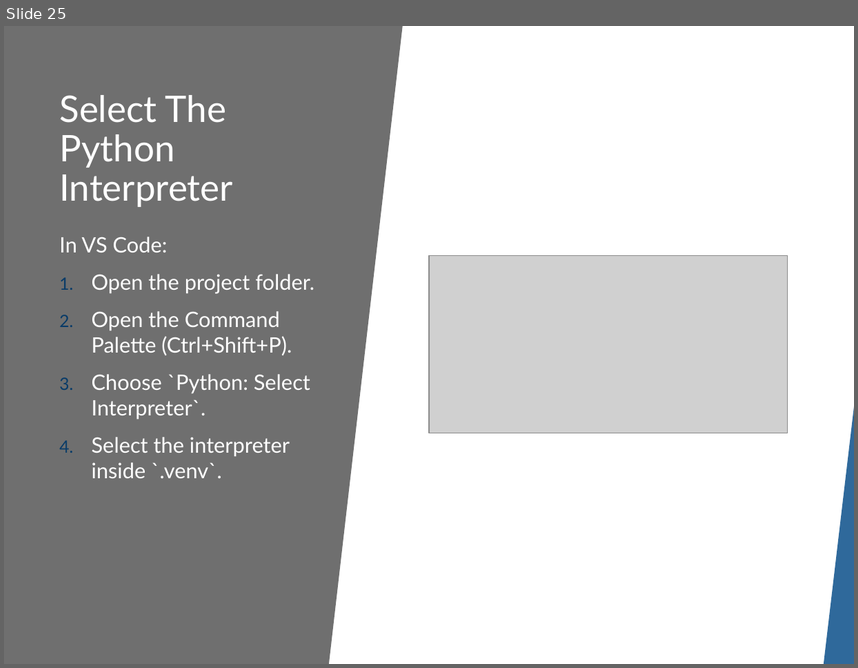
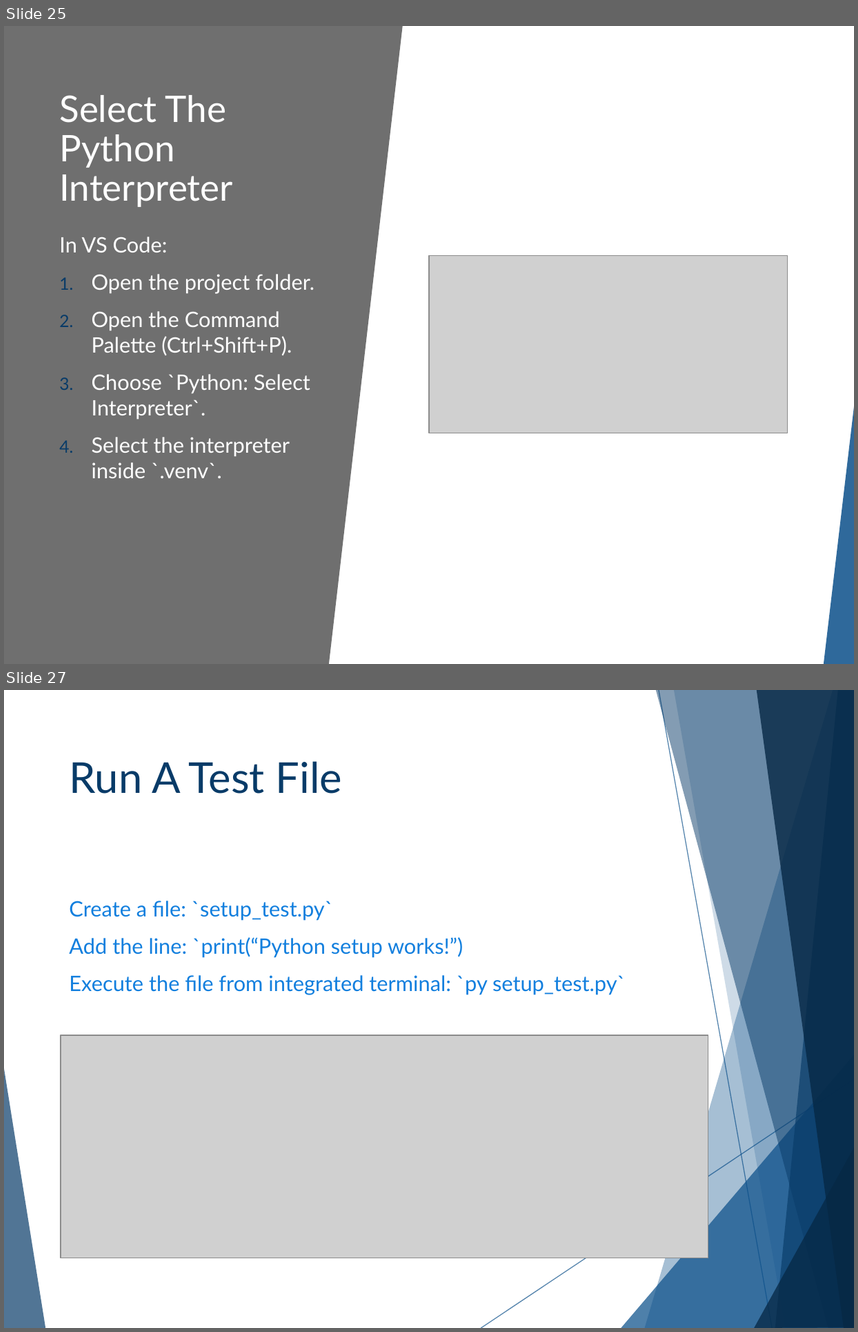
Before and after one commit to cashmy/AAISE_Details, a slide deck: 10-152-117_Python_Programming/Slide_Decks/Week_01/W01D01_Setup_Lecture_Slides.pptx. Shown one above the other, each under a label of ours: slide 25 before the commit, slides 25 and 27 after it; the slides between them are not shown. The pictures are 858x668 and 858x1332 pixels, drawn with LibreOffice and Linux fonts; fonts in the diff are those of the drawing; grey boxes stand for pictures; background and template pictures are left out. Boxes give left, top, right and bottom in pixels: in the first picture for what was removed or moved away, otherwise in the second. Text is boxed around its words. In the diff, an @@ line names an element or a change of style, - is before the commit and + after.

```diff
--- a/10-152-117_Python_Programming/Slide_Decks/Week_01/W01D01_Setup_Lecture_Slides.pptx
+++ b/10-152-117_Python_Programming/Slide_Decks/Week_01/W01D01_Setup_Lecture_Slides.pptx
@@ slide 27 added at <box>4,690,854,1328</box>, background #FFFFFF; not listed: 10 template elements that a slide beside it also shows @@
@@ title added at <box>69,761,343,793</box>, 36 pt, text #083B67 @@
+Run A Test File
@@ text added at <box>69,900,626,995</box>, 18 pt, text #127FDE @@
+Create a file: `setup_test.py`
+Add the line: `print(“Python setup works!”)
+Execute the file from integrated terminal: `py setup_test.py`
@@ picture added at <box>61,1035,708,1258</box> @@
```
Also in this commit, not shown: 9 slides changed, 6 other slides added, 6 slides removed, 25 other files.
